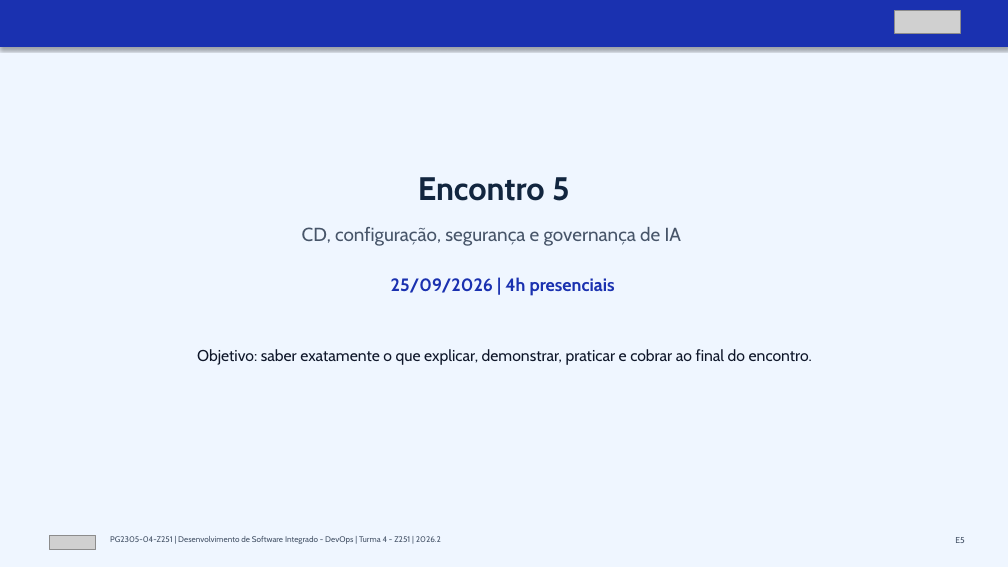
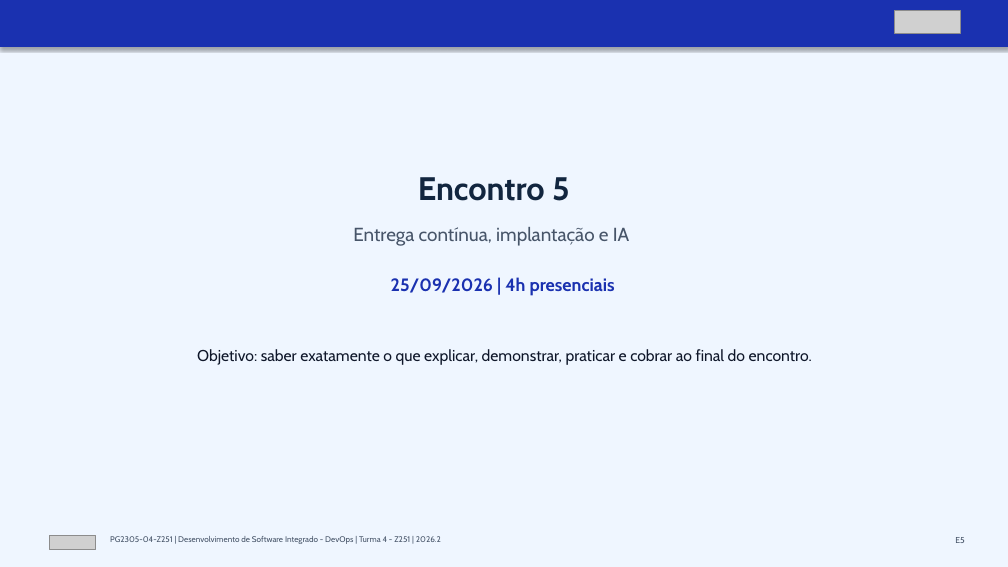
Before and after one commit to unifor-docente/desenvolvimento-software-integrado-devops, a slide deck: slide 71 of Slides/Desenvolvimento de Software Integrado - DevOps - Guia de Aula.pptx. Drawn at 1008x567 pixels with LibreOffice and Linux fonts; fonts in the diff are those of the drawing; grey boxes stand for pictures. Boxes give left, top, right and bottom in pixels: in the first picture for what was removed or moved away, otherwise in the second. Text is boxed around its words. In the diff, an @@ line names an element or a change of style, - is before the commit and + after.

```diff
--- a/Slides/Desenvolvimento de Software Integrado - DevOps - Guia de Aula.pptx
+++ b/Slides/Desenvolvimento de Software Integrado - DevOps - Guia de Aula.pptx
@@ text at bbox=[353, 227, 629, 246]: text changed @@
-CD, configuração, segurança e governança de IA
+Entrega contínua, implantação e IA
```
Also in this commit, not shown: 48 other slides changed, 10 slides added, 22 other files.
